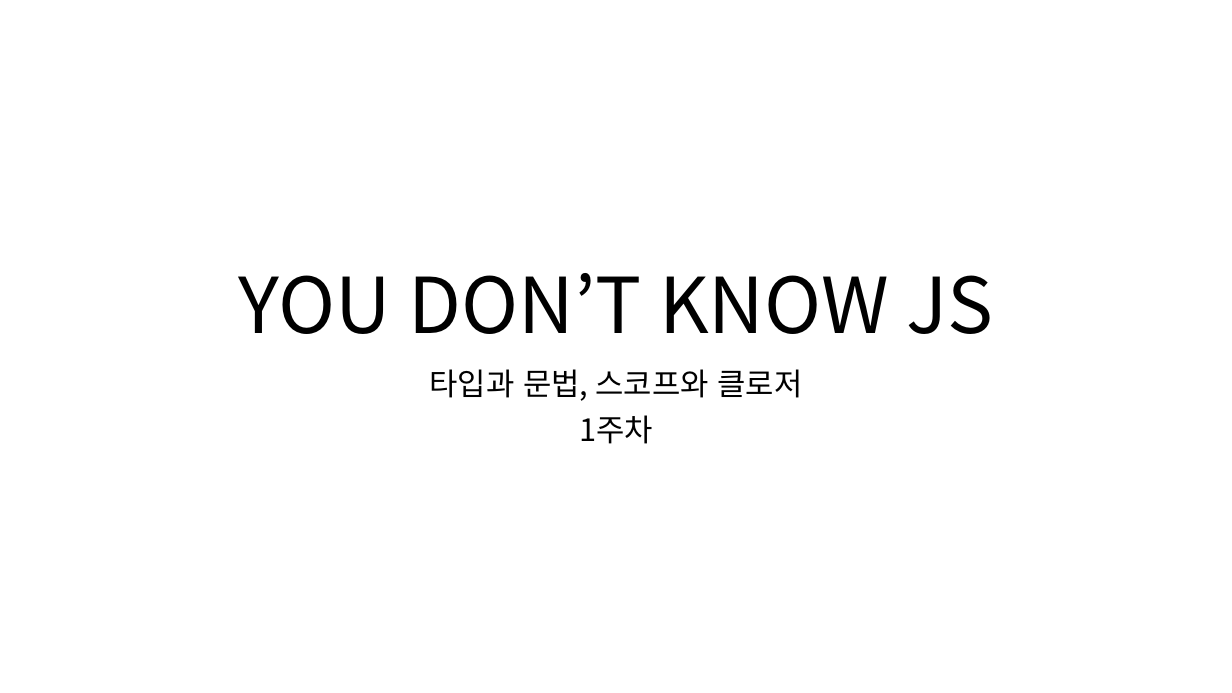
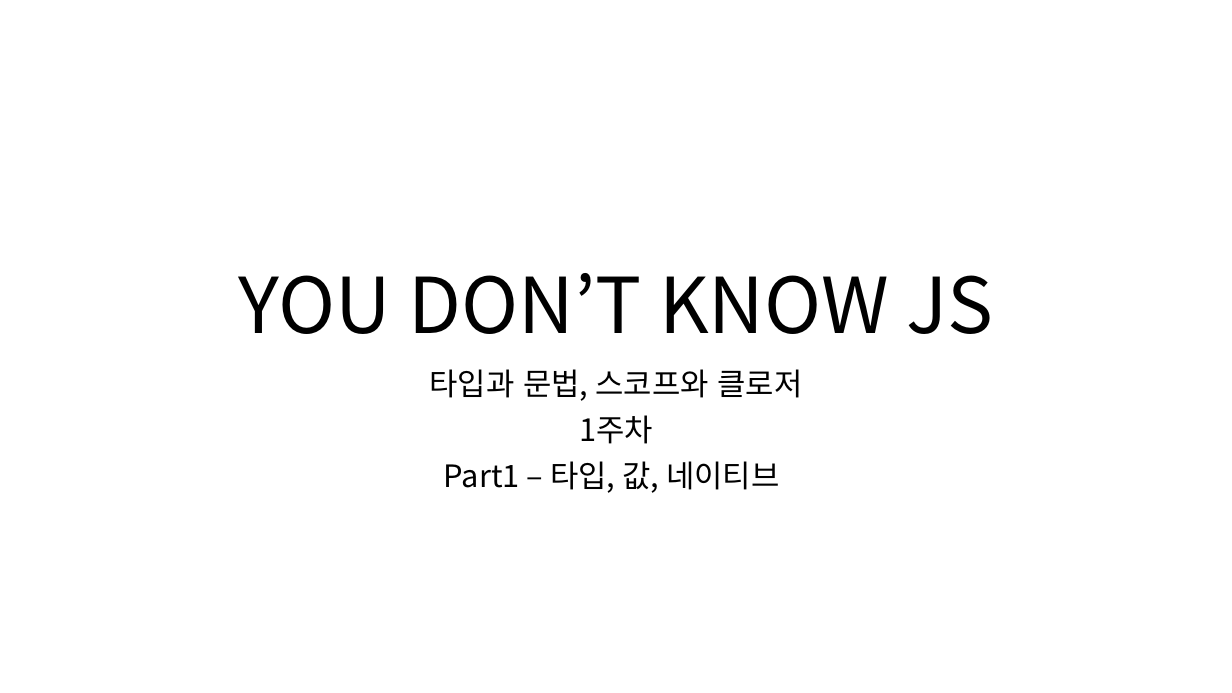
Before and after one commit to limkeunhyeok/study-group, a slide deck: slide 1 of javascript/1주차 자료/1주차.pptx. Drawn at 1232x693 pixels with LibreOffice and Linux fonts; fonts in the diff are those of the drawing. Boxes give left, top, right and bottom in pixels: in the first picture for what was removed or moved away, otherwise in the second. Text is boxed around its words. In the diff, an @@ line names an element or a change of style, - is before the commit and + after.

```diff
--- a/javascript/1주차 자료/1주차.pptx
+++ b/javascript/1주차 자료/1주차.pptx
@@ subtitle at [444, 461, 779, 493]: paragraph added @@
+Part1 – 타입, 값, 네이티브
```
Also in this commit, not shown: 13 other files.
